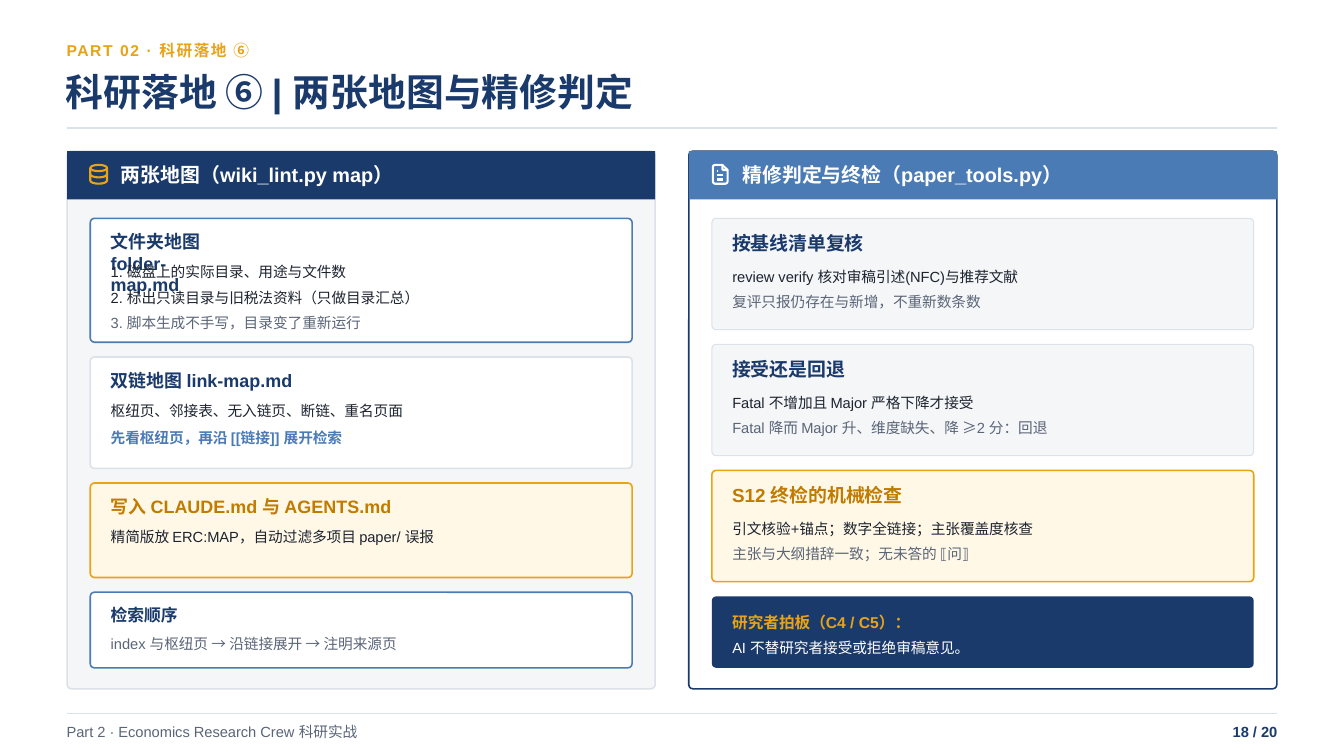
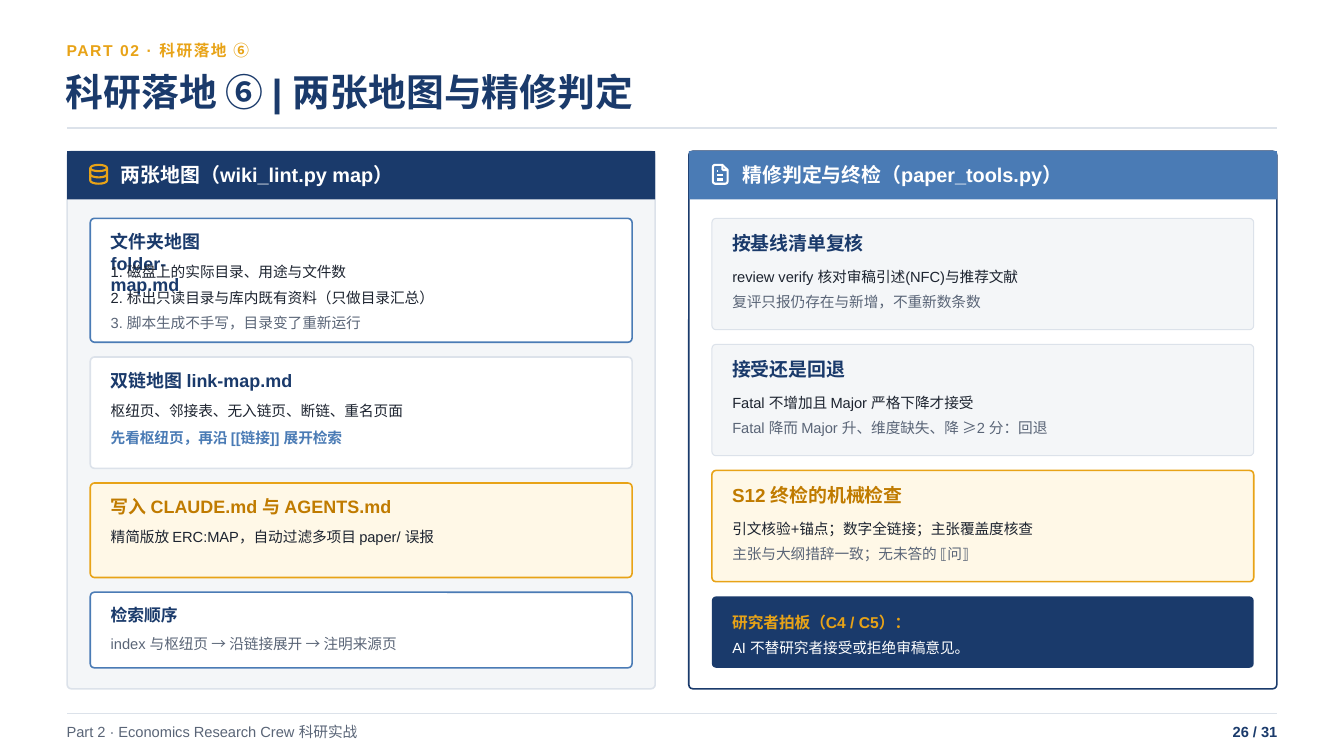
Before and after one commit to shjzzzz/Economics-Research-Crew, a slide deck: slide 26 of Claude_Code_基础与_Economics_Research_Crew_实战.pptx (slide 18 before the commit). Drawn at 1344x756 pixels with LibreOffice and Linux fonts; fonts in the diff are those of the drawing. Boxes give left, top, right and bottom in pixels: in the first picture for what was removed or moved away, otherwise in the second. Text is boxed around its words. In the diff, an @@ line names an element or a change of style, - is before the commit and + after.

```diff
--- a/Claude_Code_基础与_Economics_Research_Crew_实战.pptx
+++ b/Claude_Code_基础与_Economics_Research_Crew_实战.pptx
@@ text at (111,288,434,305): text changed @@
-2. 标出只读目录与旧税法资料（只做目录汇总）
+2. 标出只读目录与库内既有资料（只做目录汇总）
@@ text at (1233,726,1277,737): text changed @@
-18 / 20
+26 / 31
```
Also in this commit, not shown: 19 other slides changed, 11 slides added.
